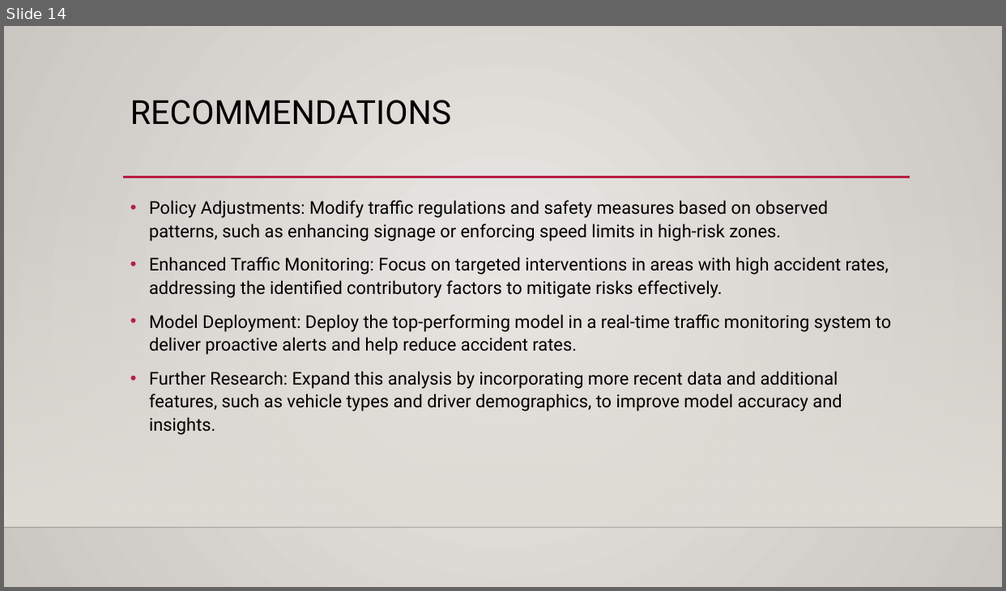
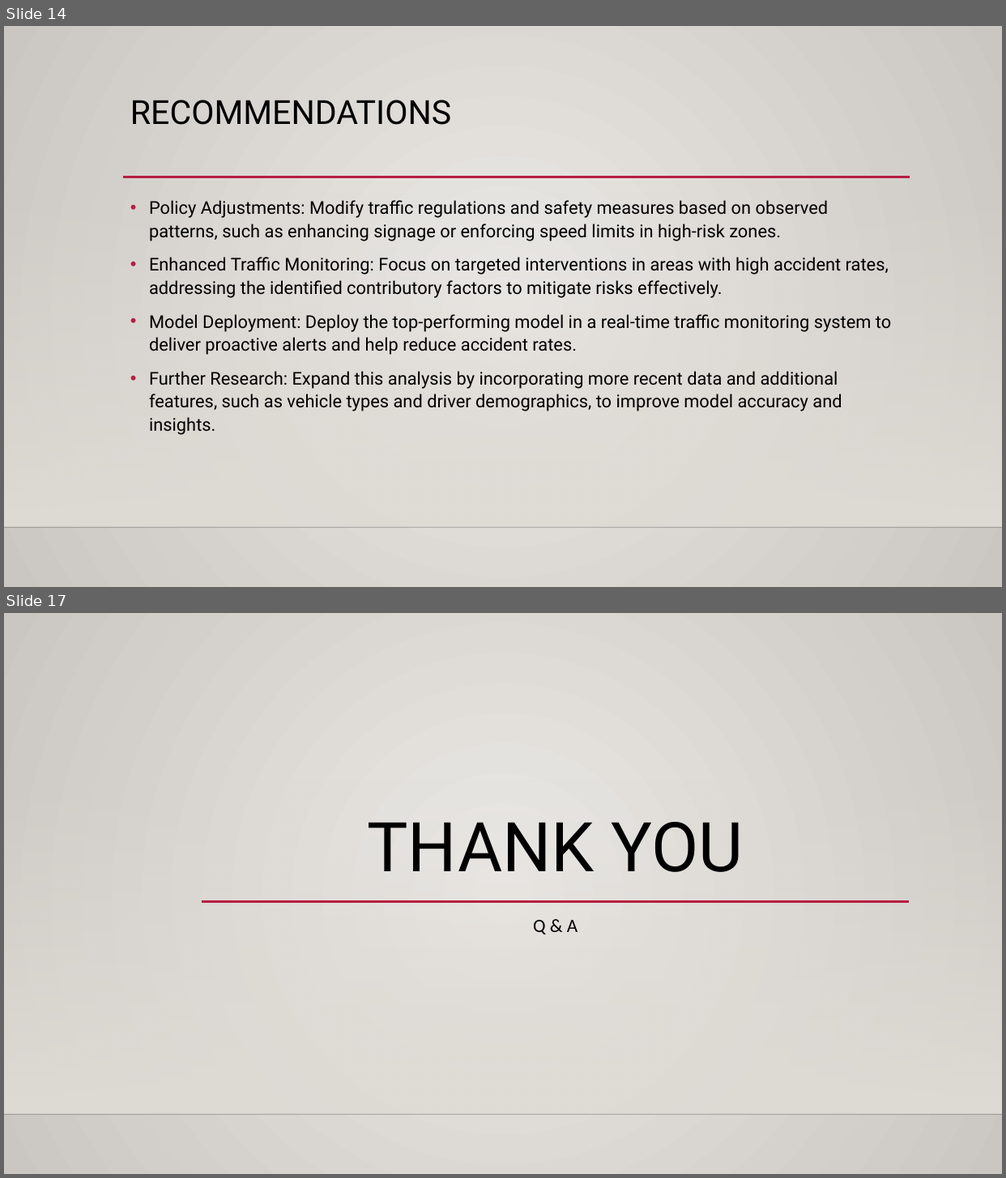
Before and after one commit to djdrjeff/phase3project_KelvinNjenga, a slide deck: Presentation1.pptx. Shown one above the other, each under a label of ours: slide 14 before the commit, slides 14 and 17 after it; the slides between them are not shown. The pictures are 1006x591 and 1006x1178 pixels, drawn with LibreOffice and Linux fonts; fonts in the diff are those of the drawing; background and template pictures are left out. Boxes give left, top, right and bottom in pixels: in the first picture for what was removed or moved away, otherwise in the second. Text is boxed around its words. In the diff, an @@ line names an element or a change of style, - is before the commit and + after.

```diff
--- a/Presentation1.pptx
+++ b/Presentation1.pptx
@@ slide 17 added at bbox=[4, 613, 1002, 1174], background gradient #ECEAE7 to #CAC7C1; not listed: 2 template elements that a slide beside it also shows @@
@@ title added at bbox=[367, 822, 744, 872], 66 pt, text #000000 @@
+THANK YOU
@@ line added from (202, 902) to (909, 902), #B71E42 2.5 pt @@
@@ subtitle added at bbox=[533, 920, 577, 935], 18 pt, text #000000 @@
+Q & A
```
Also in this commit, not shown: 1 slide changed, 2 other slides added.
